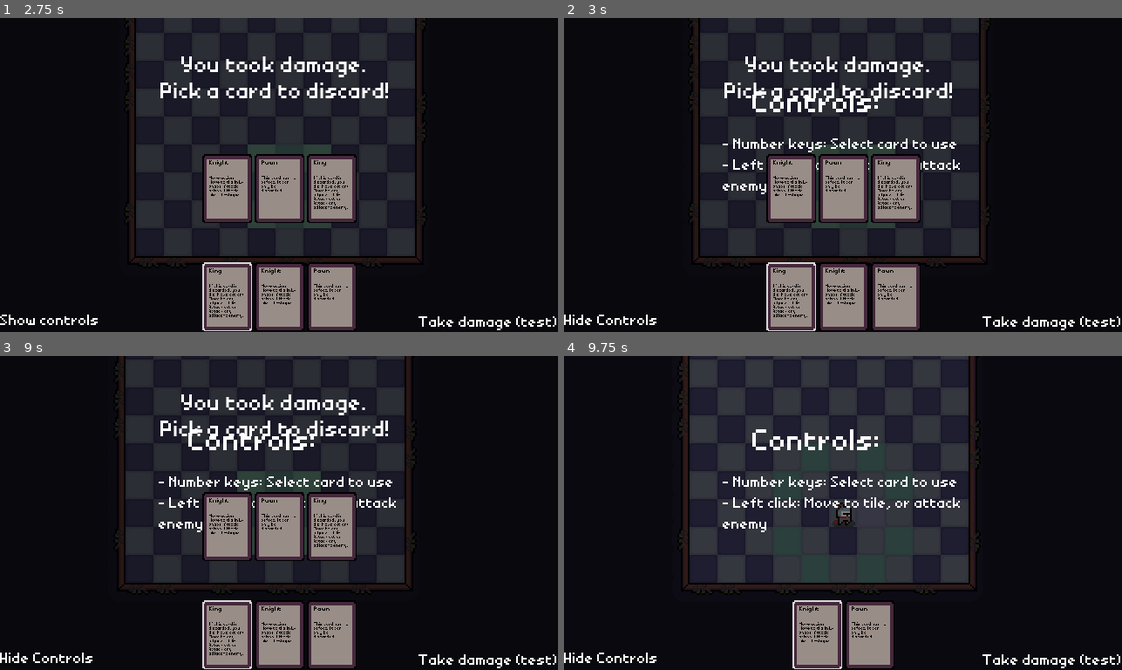
Above: before the commit, frames 1-4 (two rows, left to right).
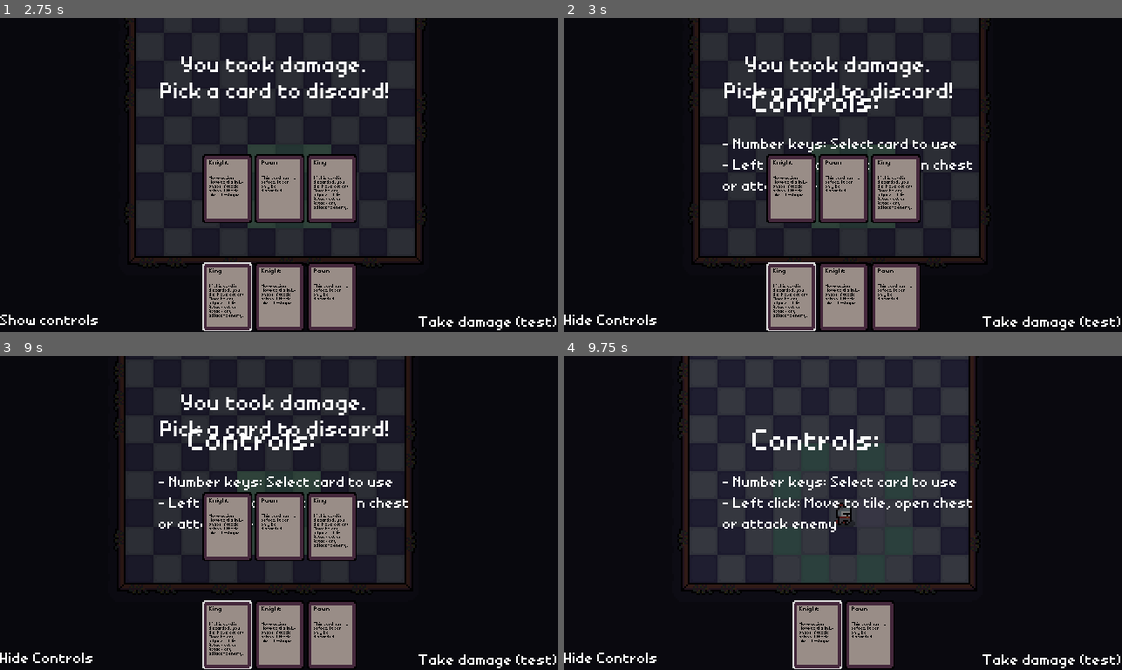
Above: after the commit, the same moments.

Repository: bonsaipropaganda/pass-the-game-jam-2024
Game: Godot game, scene res://ui/menues/main_menu.tscn
Same seed, same stepped clock (60 frames per second), same inputs: the game is played once before the commit and once after it.
Inputs (mouse positions are in pixels of both pictures, inside the frame that each line leads up to):
- Up to frame 1 (2.75 s): click "Start (Pre Grid Refactor)" at 0.5 s; click "Take damage (test)" at 1.25 s; tap Enter at 2 s; move the mouse to (401, 159) at 2.02 s; tap 1 at 2.1 s; click (401, 159) at 2.17 s
- Up to frame 2 (3 s): click "Show controls" at 2.75 s
- Up to frame 3 (9 s): click "Hide Controls" at 3.5 s; click "Take damage (test)" at 4.25 s; tap Space at 5, 8 s; drag from (167, 528) to (251, 575) at 5.02 s; move the mouse to (334, 443) at 5.77 s; tap 0 at 5.85 s; click (334, 443) at 5.92 s; tap Enter at 6.5 s; drag from (251, 575) to (111, 465) at 6.52 s; move the mouse to (446, 560) at 7.27 s; tap 9 at 7.35 s; click (446, 560) at 7.42 s; drag from (111, 465) to (195, 434) at 8.02 s; click "Show Controls" at 8.75 s
- Up to frame 4 (9.75 s): move the mouse to (870, 513) at 9.52 s; tap 1 at 9.6 s; click (870, 513) at 9.67 s

Frame 1 is identical in both runs. In frame 2, 0.2% of the frame differs, in the area x 28-74%, y 45-57%; in frame 3, 0.2%; in frame 4, 0.4%.
Error in both runs: Assertion failed: You died! Currently there is no death functionality so I'm just gonna kill your game. (res://items/cards/types/card_king_basic.gd:30)

Commit message:
Dev11: some notes

Diff:
--- a/0_autoloaded/signal_bus.gd
+++ b/0_autoloaded/signal_bus.gd
@@ -18,6 +18,5 @@
 ## Emitted at runtime if the terrain is changed so that other terrain scenes can update their visuals
 signal terrain_changed
 
+## Emitted for game_manager to handle post-hit discarding
 signal player_takes_damage
-
-signal chest_opened
--- a/entities/enemies/base_enemy.gd
+++ b/entities/enemies/base_enemy.gd
@@ -15,6 +15,8 @@
 		SignalBus.enemy_died.emit(self)
 		queue_free()
 
+# selects to which file move or if attack
+# every enemy overrides this function
 func get_coord() -> Vector2i:
 	return Utils.global_pos_to_coord(global_position)
 
--- a/entities/enemies/enemy_bat.gd
+++ b/entities/enemies/enemy_bat.gd
@@ -8,7 +8,6 @@
 	specific_type = E.EntitySpecificType.BAT
 
 
-##every mob overrides this function
 func get_coord() -> Vector2i:
 	var pos = Utils.global_pos_to_coord(global_position)
 	var valid_coords:Array[Vector2i] = []
@@ -23,7 +22,7 @@
 
 		if target_tile == Utils.global_pos_to_coord(get_tree().get_first_node_in_group("player").global_position):
 			attack_player()
-			return pos #current pos
+			return pos # returns just current pos, as it is needed by game_manager
 
 		if Global.is_floor_tile(target_tile):
 			valid_coords.append(target_tile)
--- a/entities/enemies/enemy_goblin.gd
+++ b/entities/enemies/enemy_goblin.gd
@@ -7,7 +7,6 @@
 	type = E.EntityType.ENEMY
 	specific_type = E.EntitySpecificType.GOBLIN
 
-##every mob overrides this function
 func get_coord() -> Vector2i:
 	var pos = Utils.global_pos_to_coord(global_position)
 	var valid_coords:Array[Vector2i] = []
@@ -27,7 +26,7 @@
 
 		if target_tile == Utils.global_pos_to_coord(get_tree().get_first_node_in_group("player").global_position):
 			attack_player()
-			return pos #current pos
+			return pos # returns just current pos, as it is needed by game_manager
 
 		if Global.is_floor_tile(target_tile):
 			valid_coords.append(target_tile)
--- a/entities/enemies/enemy_slime.gd
+++ b/entities/enemies/enemy_slime.gd
@@ -7,7 +7,6 @@
 	type = E.EntityType.ENEMY
 	specific_type = E.EntitySpecificType.SLIME
 
-##every mob overrides this function
 func get_coord() -> Vector2i:
 	var pos = Utils.global_pos_to_coord(global_position)
 	var valid_coords:Array[Vector2i] = []
@@ -27,7 +26,7 @@
 
 		if target_tile == Utils.global_pos_to_coord(get_tree().get_first_node_in_group("player").global_position):
 			attack_player()
-			return pos #current pos
+			return pos # returns just current pos, as it is needed by game_manager
 
 		if Global.is_floor_tile(target_tile):
 			valid_coords.append(target_tile)
--- a/entities/grid entities/chest.gd
+++ b/entities/grid entities/chest.gd
@@ -1,6 +1,6 @@
 class_name Chest extends AnimatedSprite2D
 
-
+# most of the logic is handled in game_manager
+# yeah this function feels lonely
 func open():
-	#SignalBus.chest_opened.Emit()
 	queue_free()
--- a/places/game_manager/game_manager.gd
+++ b/places/game_manager/game_manager.gd
@@ -256,6 +256,7 @@
 			SignalBus.game_tick.emit()
 			change_game_state(GameState.PLAYER_TURN)
 
+# returns random card / logic is here for fast prototyping - feel free to change
 func _get_new_card() -> CardResource:
 	match (randi() % POSSIBLE_CARDS_COUNT):
 		0:
--- a/places/game_manager/game_manager.tscn
+++ b/places/game_manager/game_manager.tscn
@@ -93,7 +93,7 @@
 theme_override_constants/line_separation = 4
 theme_override_font_sizes/normal_font_size = 8
 text = "- Number keys: Select card to use
-- Left click: Move to tile, or attack enemy"
+- Left click: Move to tile, open chest or attack enemy"
 
 [node name="CardDeck_Menu" parent="UI" instance=ExtResource("4_yh1ds")]
 unique_name_in_owner = true
--- a/rooms/castle_money_generator.gd
+++ b/rooms/castle_money_generator.gd
@@ -99,7 +99,7 @@
 
 	for i in fight_rooms:
 		for j in 3:
-			result.scenes[Global.rand_point_in_rect(i)] = preload("res://entities/enemies/enemy_slime.tscn").instantiate()
+			result.scenes[Global.rand_point_in_rect(i)] = preload("res://entities/enemies/enemy_goblin.tscn").instantiate()
 
 	var door_pos := Global.rand_point_in_rect(exit_room)
 	while result.tiles[door_pos.x + door_pos.y * dim.x] == 1 or result.tiles[door_pos.x + door_pos.y * dim.x] == 2:
--- a/ui/menues/main_menu.tscn
+++ b/ui/menues/main_menu.tscn
@@ -250,6 +250,7 @@
 text = "- The Lost Eco
 - Edalyn Laird (ijo Ko)
 - Este aka Crownie
+-Wiktor aka TheWizzard
 "
 
 [node name="Jam_devs" type="RichTextLabel" parent="UI/Credits Menu/Labels"]
Not shown, changed: 2_docs/README_FIRST.md
